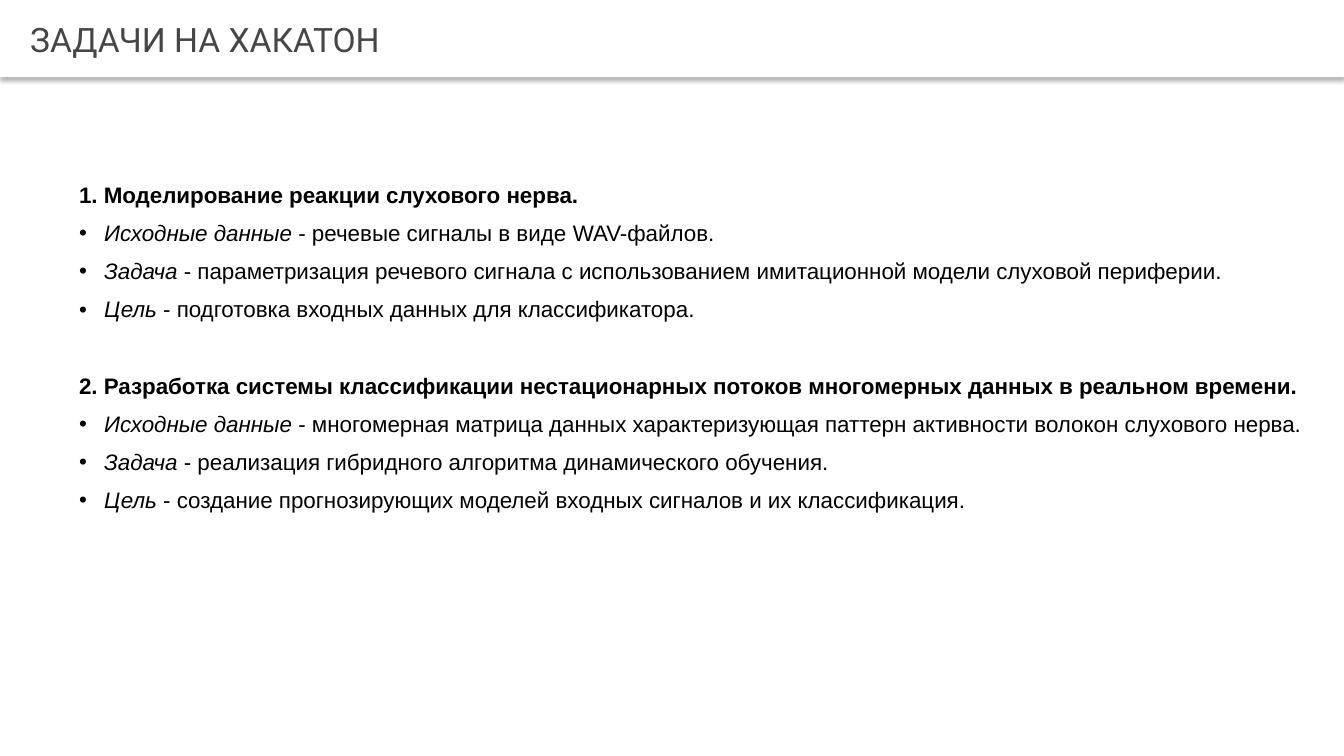
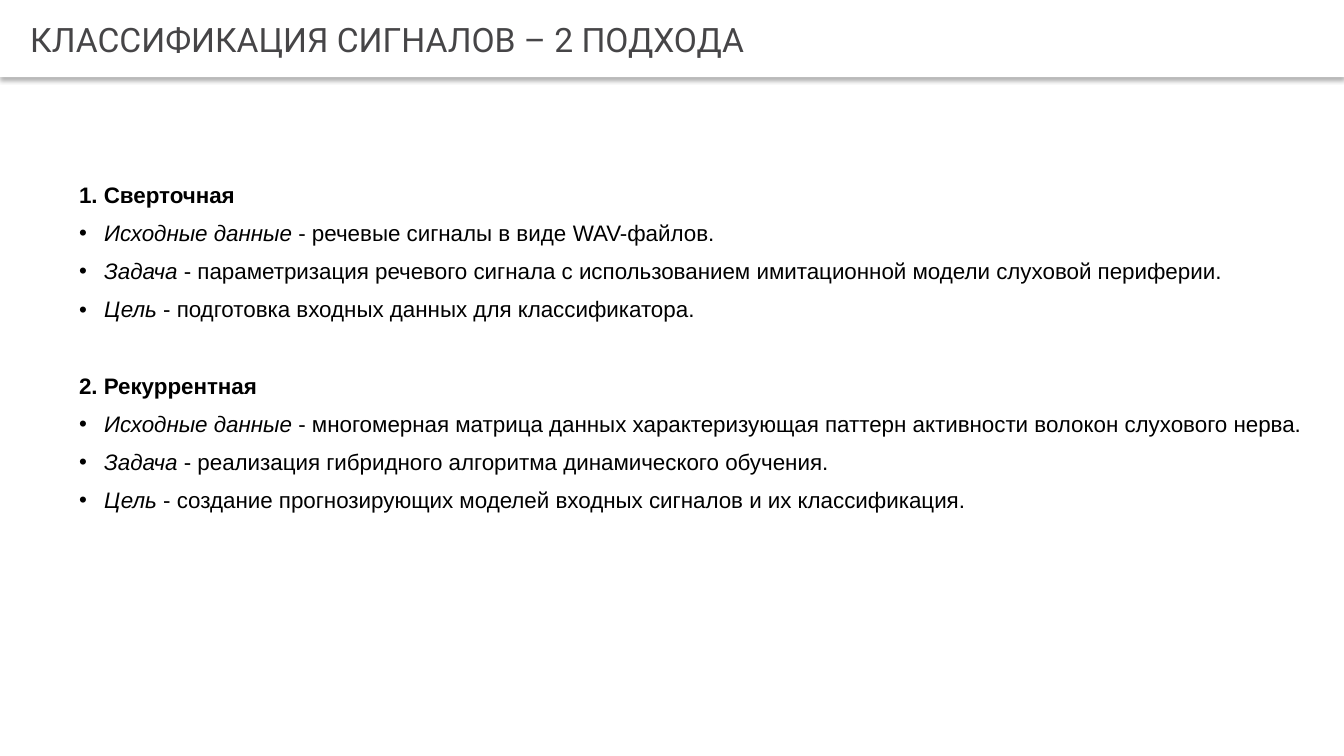
Before and after one commit to curiousfreckles/BioHack2019_machine_hearing, a slide deck: slide 7 of project_presentation.pptx (slide 8 before the commit). Drawn at 1344x756 pixels with LibreOffice and Linux fonts; fonts in the diff are those of the drawing. Boxes give left, top, right and bottom in pixels: in the first picture for what was removed or moved away, otherwise in the second. Text is boxed around its words. In the diff, an @@ line names an element or a change of style, - is before the commit and + after.

```diff
--- a/project_presentation.pptx
+++ b/project_presentation.pptx
@@ text in rectangle at <box>30,27,744,58</box>: text changed @@
-ЗАДАЧИ НА ХАКАТОН
+КЛАССИФИКАЦИЯ СИГНАЛОВ – 2 ПОДХОДА
@@ text at <box>79,187,235,208</box>: text changed @@
-1. Моделирование реакции слухового нерва.
+1. Сверточная
@@ text at <box>79,378,257,399</box>: text changed @@
-2. Разработка системы классификации нестационарных потоков многомерных данных в реальном времени.
+2. Рекуррентная
```
Also in this commit, not shown: 2 other slides changed, 1 slide added, 1 other file.
